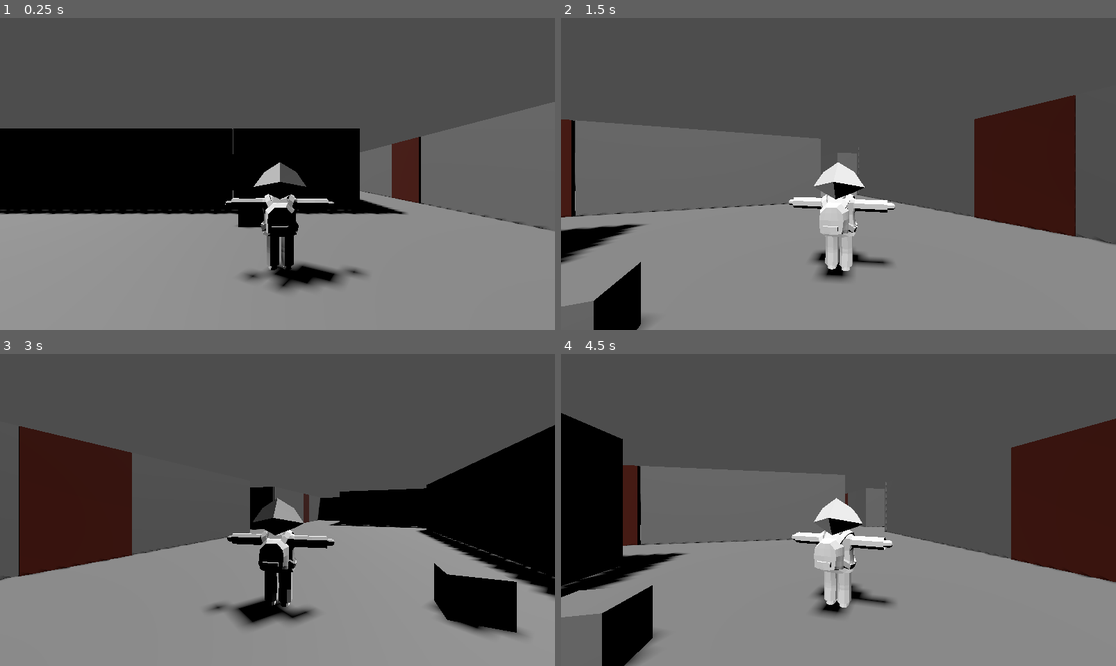
Above: before the commit, frames 1-4 (two rows, left to right).
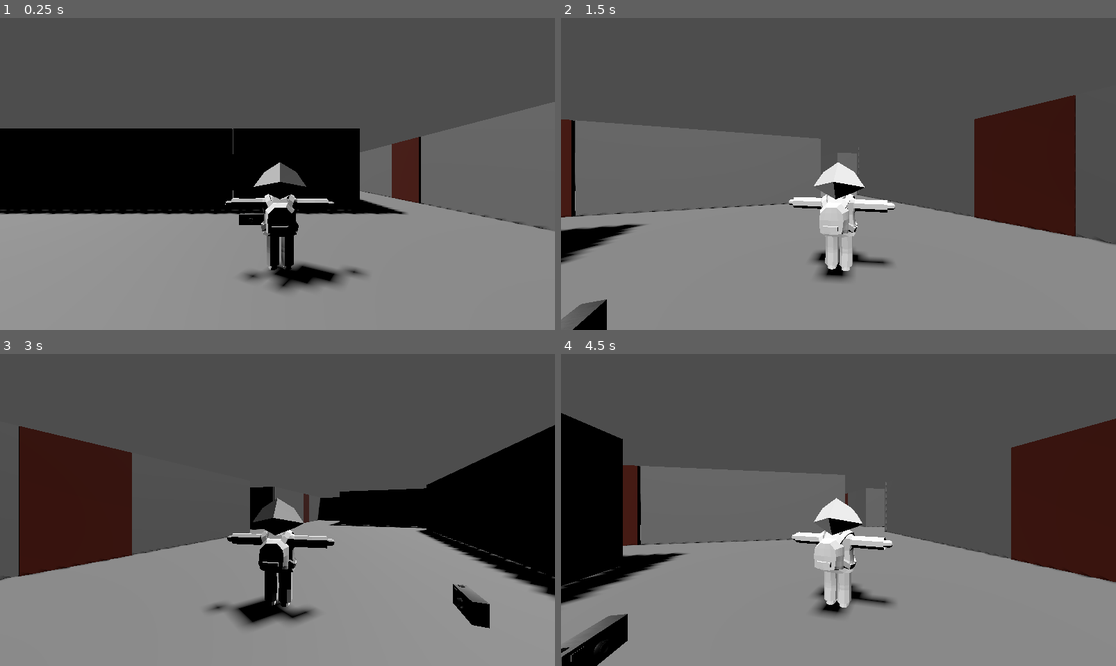
Above: after the commit, the same moments.

Repository: GuerrieraDellaLuna/Indya-Varyale
Game: Godot game, scene res://scenes/main.tscn
Two runs of this game, one before a commit and one after it. Both use one fixed random seed, a clock stepped at 60 frames per second and the inputs below.
Inputs (mouse positions are in pixels of both pictures, inside the frame that each line leads up to):
- Up to frame 1 (0.25 s): no input
- Up to frame 2 (1.5 s): tap Enter (ui_accept) at 0.5, 0.77 s; move the mouse to (960, 158) at 0.52 s; hold D (right) 0.53-1.25 s; tap E (interact) at 0.6 s; click (960, 158) at 0.67 s; drag from (727, 189) to (810, 236) at 1.27 s
- Up to frame 3 (3 s): tap Enter (ui_accept) at 2 s; move the mouse to (333, 441) at 2.02 s; hold D (right) 2.03-2.75 s; tap E (interact) at 2.1 s; drag from (249, 572) to (111, 463) at 2.77 s
- Up to frame 4 (4.5 s): tap Enter (ui_accept) at 3.5, 3.77 s; move the mouse to (1005, 556) at 3.52 s; hold A (left) 3.53-4.25 s; tap E (interact) at 3.6 s; drag from (672, 463) to (755, 432) at 4.27 s

The runs differ from the first frame. In frame 1, less than 0.1% of the frame differs, in the area x 42-48%, y 61-68%; in frame 2, 1.4%; in frame 3, 2.1%; in frame 4, 2.5%, in the area x 0-18%, y 74-100%.

Commit message:
added assets done by modellers

Diff:
--- a/V1/scenes/collectible.tscn
+++ b/V1/scenes/collectible.tscn
@@ -1,16 +1,23 @@
-[gd_scene load_steps=4 format=3 uid="uid://ccqhkv3qbs5g1"]
+[gd_scene load_steps=5 format=3 uid="uid://ccqhkv3qbs5g1"]
 
 [ext_resource type="Script" path="res://scenes/collectible.gd" id="1_umov8"]
+[ext_resource type="PackedScene" uid="uid://misegpq8s2bl" path="res://assets/camera.glb" id="2_12pm6"]
+
+[sub_resource type="BoxMesh" id="BoxMesh_72pux"]
 
 [sub_resource type="BoxShape3D" id="BoxShape3D_tjs8w"]
 
-[sub_resource type="BoxMesh" id="BoxMesh_72pux"]
-
 [node name="StaticBody3D" type="StaticBody3D"]
+transform = Transform3D(0.05, 0, 0, 0, 0.05, 0, 0, 0, 0.05, 0, 0, 0)
 script = ExtResource("1_umov8")
 
-[node name="CollisionShape3D" type="CollisionShape3D" parent="."]
-shape = SubResource("BoxShape3D_tjs8w")
+[node name="camera" parent="." instance=ExtResource("2_12pm6")]
+transform = Transform3D(1, 0, 0, 0, 1, 0, 0, 0, 1, 0, -0.365975, 0)
 
 [node name="MeshInstance3D" type="MeshInstance3D" parent="."]
+visible = false
 mesh = SubResource("BoxMesh_72pux")
+
+[node name="CollisionShape3D" type="CollisionShape3D" parent="."]
+transform = Transform3D(1, 0, 0, 0, 2.062, 0, 0, 0, 4.163, 0.000377327, 1.21134, 0.00116303)
+shape = SubResource("BoxShape3D_tjs8w")
--- a/V1/scenes/level_v_2.tscn
+++ b/V1/scenes/level_v_2.tscn
@@ -98,4 +98,4 @@
 metadata/_edit_lock_ = true
 
 [node name="Collectible" parent="." instance=ExtResource("11_nqfh6")]
-transform = Transform3D(0.2, 0, 0, 0, 0.2, 0, 0, 0, 0.2, -0.763466, 0.108671, 0.443984)
+transform = Transform3D(0.05, 0, 0, 0, 0.05, 0, 0, 0, 0.05, -0.763466, 0.00699043, 0.443984)
Binary file added: V1/assets/camera.glb
Not shown, added: V1/assets/camera.glb.import
Binary file added: V1/assets/camera_texturacamera_ClaraFerreira.png
Not shown, added: V1/assets/camera_texturacamera_ClaraFerreira.png.import
Binary file added: V1/assets/chair.glb
Not shown, added: V1/assets/chair.glb.import
Binary file added: V1/assets/chair_texturacadeira_ClaraFerreira.png
Not shown, added: V1/assets/chair_texturacadeira_ClaraFerreira.png.import
Binary file added: V1/assets/closet.glb
Not shown, added: V1/assets/closet.glb.import
Binary file added: V1/assets/closet_texturaarmárioClaraFerreira.png
Not shown, added: V1/assets/closet_texturaarmárioClaraFerreira.png.import
(and 12 more such lines)
